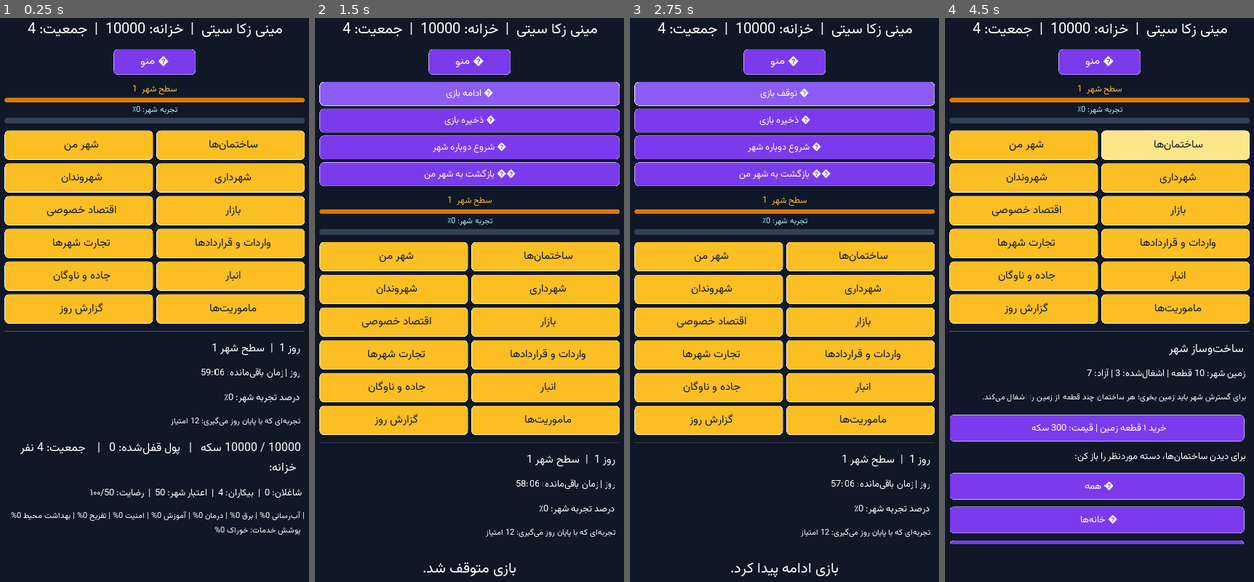
Above: before the commit, frames 1-4 (left to right).
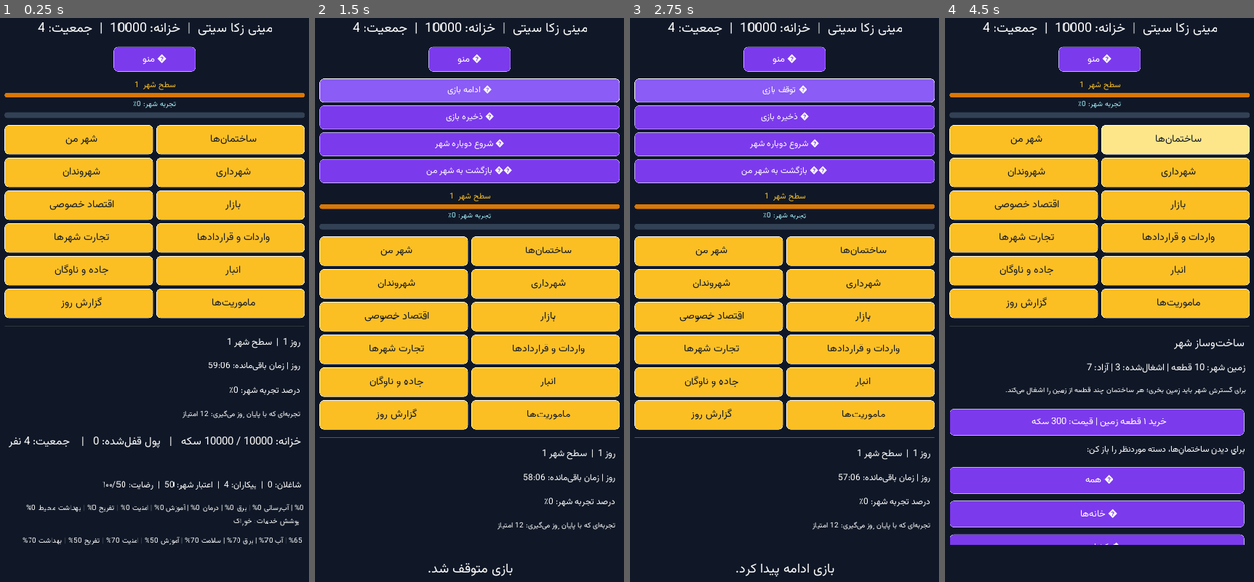
Above: after the commit, the same moments.

Repository: zekainstabot/mini-zeka-city
Game: Godot game, scene res://Main.tscn
The game is run twice, just before and just after one commit, with the same random seed, the same clock (stepped at 60 frames per second) and the same inputs.
Inputs:
- Up to frame 1 (0.25 s): no input
- Up to frame 2 (1.5 s): click "ﻮﻨﻣ ☰" at 0.5 s; click "ﯼﺯﺎﺑ ﻒﻗﻮﺗ ⏸" at 1.25 s
- Up to frame 3 (2.75 s): click "ﯼﺯﺎﺑ ﻪﻣﺍﺩﺍ ▶" at 2 s
- Up to frame 4 (4.5 s): click "ﯼﺯﺎﺑ ﻩﺮﯿﺧﺫ 💾" at 2.75 s; click "ﻦﻣ ﺮﻬﺷ" at 3.5 s; click "ﺎﻫ‌ﻥﺎﻤﺘﺧﺎﺳ" at 4.25 s

The runs differ from the first frame. In frame 1, 20% of the frame differs, in the area x 1-99%, y 0-94%; in frame 2, 23%; in frame 3, 23%; in frame 4, 27%.

Commit message:
Improve UI font clarity and remove fractional font scaling

Diff:
--- a/scripts/Main.gd
+++ b/scripts/Main.gd
@@ -376,11 +376,11 @@
 	# Render the UI font at higher resolution so newly-created labels stay sharp
 	# on high-DPI mobile screens and when the HTML5 canvas is scaled.
 	font_data.antialiased = true
-	font_data.hinting = DynamicFontData.HINTING_LIGHT
+	font_data.hinting = DynamicFontData.HINTING_NORMAL
 	ui_font = DynamicFont.new()
 	ui_font.font_data = font_data
 	ui_font.size = 20
-	ui_font.use_filter = false
+	ui_font.use_filter = true
 	ui_font.use_mipmaps = false
 
 func _apply_font(control, size=18):
@@ -390,7 +390,7 @@
 	font.font_data = ui_font.font_data
 	font.use_filter = false
 	font.use_mipmaps = false
-	font.size = int(round(float(size) * (1.18 if get_viewport_rect().size.x < 900 else 1.0)))
+	font.size = int(size) + (2 if get_viewport_rect().size.x < 900 else 0)
 	control.add_font_override("font", font)
 	return font
 
